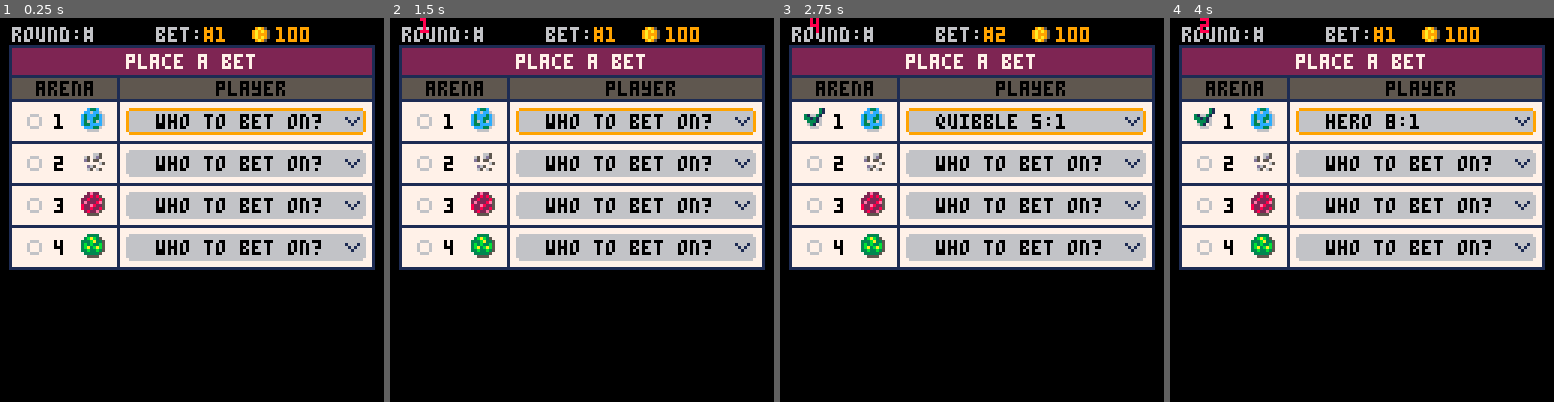
Above: before the commit, frames 1-4 (left to right).
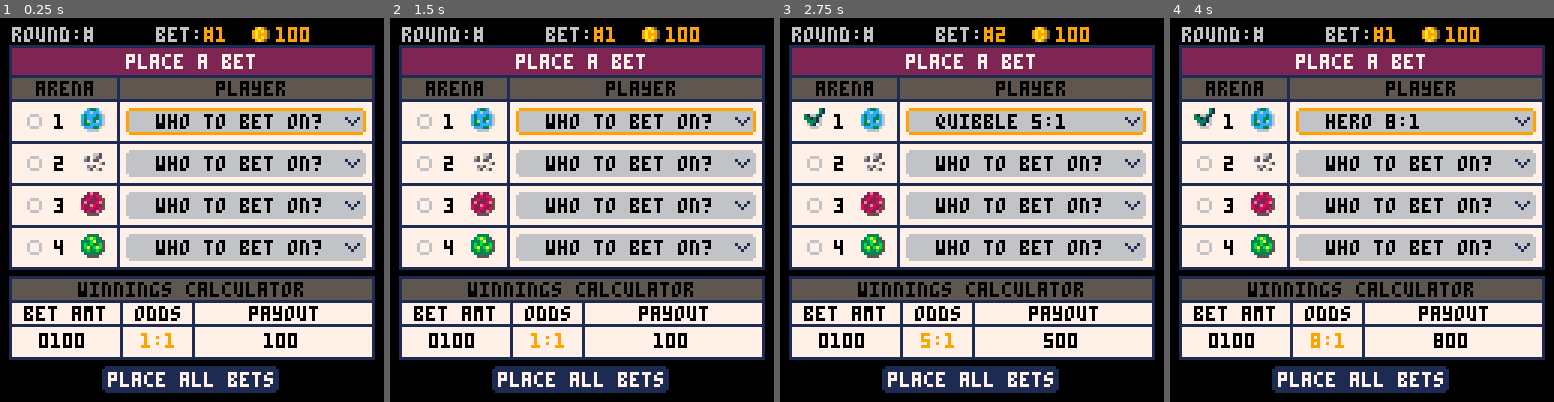
Above: after the commit, the same moments.

Repository: suspicious-smoke/club-bets-pico8
Game: PICO-8 cartridge club-bets.p8
The game is run twice, just before and just after one commit, with the same random seed, the same clock (stepped at 60 frames per second) and the same inputs.
Inputs:
- Up to frame 1 (0.25 s): no input
- Up to frame 2 (1.5 s): tap X (X key) at 0.33, 1.07 s; tap O (Z key) at 0.7 s
- Up to frame 3 (2.75 s): hold Right 1.6-2.1 s; tap O (Z key) at 1.7, 2.1, 2.5 s; tap X (X key) at 1.85 s; hold Up 2.15-2.42 s; hold Right from 2.47 s (still down)
- Up to frame 4 (4 s): tap O (Z key) at 2.9, 3.3, 3.7 s; tap X (X key) at 2.97 s; release Right at 3.03 s; hold Left 3.08-3.58 s; hold Down 3.63-3.97 s

The runs differ from the first frame. In frame 1, 22% of the frame differs, in the area x 2-98%, y 67-98%; in frame 2, 22%, in the area x 2-98%, y 0-98%; in frame 3, 22%; in frame 4, 22%.

Commit message:
fix bet page

Diff:
--- a/club-bets.p8
+++ b/club-bets.p8
@@ -53,7 +53,7 @@
 	arenas={}
 	odds={}
 	bet_odds={}
-	bet_amounts=reset_num_array(10,4)
+
 	--used the helpful table from https://gurpsland.no-ip.org/articles/d6chance.htm
 	d6x3={
 		0,0,.0046,.0139,.0278,.0463,.0694,.0972,.1157,.1250,
@@ -82,13 +82,6 @@
 	--update_fx()--particles
 end
 
--- function reset_bet_amounts()
--- 	bet_amounts={}
--- 	for i=1,10 do
--- 		add(bet_amounts,{0,0,0,0})
--- 	end
--- end
-
 function reset_num_array(_size,_items,_val)
 	_num_arr={}
 	for i=1,_size do
@@ -131,7 +124,6 @@
 	get_bet_summary()
 	--player select mode
 	if bet_mode==2 then
-		debug[1]=plyr_menu_sel
 		if btnp(⬆️) then
 			plyr_menu_sel=(plyr_menu_sel-2)%4+1
 		elseif btnp(⬇️) then
@@ -226,8 +218,7 @@
 		print(plyr_str,52,18+i_arena*14,0)
 		spr(68,115,19+i_arena*14)
 	end
-
-	--draw_winning_calc()
+	draw_winning_calc()
 	--player select area
 	if bet_mode==2 then
 		draw_dropdown()
@@ -250,41 +241,41 @@
 	return players[arena_player[1]][1].." "..bet_colon_format(arena_player[2])..":1"
 end
 
--- function draw_winning_calc()
--- 	--winning calculator
--- 	rrectfill(4,87,120,26,0,7)--ticket
--- 	rrect(3,86,122,28,0,1)--outline
--- 	rrectfill(4,87,120,8,0,5)--title
--- 	print("winnings calculator",26,88,0)
--- 	line(3,94,124,94,1)--hline1
--- 	line(3,102,124,102,1)--hline2
--- 	print("bet amt",8,96,0)
-
--- 	for i=1,4 do
--- 		i_clr=0
--- 		if i==i_amt and bet_mode==3 then
--- 			i_clr=9
--- 		end
--- 		print(bet_amounts[bet_sel][i] or 0,9+i*4,105,i_clr)
--- 	end
-
--- 	if arena_sel==5 then
--- 		rrect(4,103,36,10,0,9)
--- 	end
--- 	line(40,94,40,112,1)--vline1
--- 	print("odds",45,96,0)
--- 	line(64,94,64,112,1)--vline2
--- 	_str=print_bet_odds()
--- 	print(_str,57-#_str*2,105,0)
--- 	print("payout",83,96,0)
--- 	print(total_pay,94-#total_pay*2,105,0)
--- 	--button
--- 	rrectfill(34,116,59,9,1,1)
--- 	print("place all bets",36,118,7)
--- 	if arena_sel==6 then
--- 		rrect(34,116,59,9,1,9)
--- 	end
--- end
+function draw_winning_calc()
+	--winning calculator
+	rrectfill(4,87,120,26,0,7)--ticket
+	rrect(3,86,122,28,0,1)--outline
+	rrectfill(4,87,120,8,0,5)--title
+	print("winnings calculator",26,88,0)
+	line(3,94,124,94,1)--hline1
+	line(3,102,124,102,1)--hline2
+	print("bet amt",8,96,0)
+	for i=1,4 do
+		i_clr=0
+		if i==i_amt and bet_mode==3 then
+			i_clr=9
+		end
+		print(bets[bet_sel][1][i] or 0,9+i*4,105,i_clr)
+	end
+
+	if arena_sel==5 then
+		rrect(4,103,36,10,0,9)
+	end
+	line(40,94,40,112,1)--vline1
+	print("odds",45,96,0)
+	line(64,94,64,112,1)--vline2
+	total_odds=print_bet_odds(bets_odds[bet_sel])
+	print(total_odds,57-#total_odds*2,105,0)
+	print("payout",83,96,0)
+	_winnings=arr_to_str(bets_winnings[bet_sel])
+	print(_winnings,94-#_winnings*2,105,0)
+	--button
+	rrectfill(34,116,59,9,1,1)
+	print("place all bets",36,118,7)
+	if arena_sel==6 then
+		rrect(34,116,59,9,1,9)
+	end
+end
 
 --confirm bet page
 -- function init_confirm()
@@ -351,7 +342,7 @@
 -- 			rrect(3,19+o_pcount-scroller+8,122,p_count*pc_mult,0,1)
 -- 			get_total_odds_and_pay(_bet)
 
--- 			print(""..arr_display(clmp_odds)..":1",84,30+o_pcount-scroller,0)
+-- 			print(""..arr_to_str(clmp_odds)..":1",84,30+o_pcount-scroller,0)
 -- 			spr(108,78,36+o_pcount-scroller)--coin
 -- 			print(total_pay,86,38+o_pcount-scroller,0)
 -- 			o_pcount+=p_count*pc_mult-1
@@ -412,25 +403,32 @@
 
 --gets odds and winnings for each bet and total payout
 function get_bet_summary()
+
+	--global summary arrays to use elsewhere
 	bets_odds=reset_array(10,1)
-	bets_winnings=reset_array(10,0)
+	bets_winnings=reset_array(10,7,0)
+	total_winnings={0,0,0,0,0,0,0,0,0,0,0}
+	--get bets and odds
 	for i_bet=1,10 do
 		_bet_arena=bets[i_bet][2]
 		for i_arena=1,4 do
 			for i_aplyr=1,4 do
 				if _bet_arena[i_arena][i_aplyr] then
-					bets_odds[i_bet]*=arenas[i_arena][i_aplyr][2]
+					bets_odds[i_bet]*=bet_colon_format(arenas[i_arena][i_aplyr][2])
 				end
 			end
 		end
 		bets_odds[i_bet]=min(bets_odds[i_bet],999)--clamp bets_odds
-		bets_winnings[i_bet]=arr_mult(int_to_arr(bets_odds[i_bet]),bet_amounts[i_bet])
+		bets_winnings[i_bet]=arr_mult(int_to_arr(bets_odds[i_bet]),bets[i_bet][1])
+		if #bets_winnings[i_bet] >= 7 then
+			bets_winnings[bet_sel]={1,0,0,0,0,0,0}
+		end
 	end
 	--calculate total payout
-	total_payout={0,0,0,0,0,0,0,0,0,0,0}
 	for i_bet=1,10 do
-		arr_add(total_payout,bets_winnings[i_bet])
-	end
+		total_winnings=arr_add(total_winnings,bets_winnings[i_bet])
+	end
+
 end
 
 
@@ -488,14 +486,15 @@
 -- 	print("pays \f9$"..total_pay,74,121,7)
 -- end
 
--- function print_bet_odds()
--- 	local _odds_clr="\f9"
--- 	int_clmp_odds=arr_display(clmp_odds)
--- 	if int_clmp_odds=="999" then
--- 		_odds_clr="\f8"
--- 	end
--- 	return _odds_clr..int_clmp_odds..":1"
--- end
+function print_bet_odds(_odds)
+	local _odds_clr="\f9"
+	if _odds==999 then
+		_odds_clr="\f8"
+	end
+	str_odds=tostr(_odds)
+
+	return _odds_clr..str_odds..":1"
+end
 
 -->8
 --ticket
@@ -680,7 +679,7 @@
 end
 
 
-function arr_display(_arr)
+function arr_to_str(_arr)
 	anum=""
 	if _arr then
 		for i=1,#_arr do
